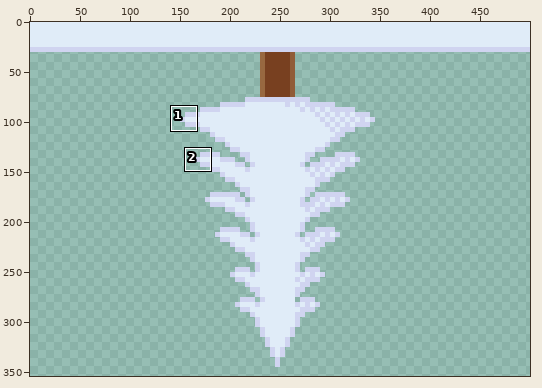
Edited in one commit: sprite sheet (img/back_1_winter.png). Above, an overview of the earlier version with the close-up marked.
Close-up. Before:
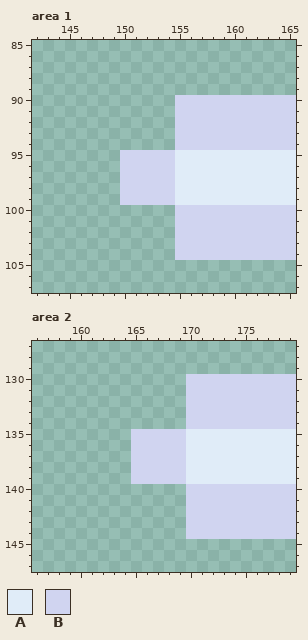
The file is 500x500 pixels. Shown: area 1: x 142..165, y 85..107; area 2: x 156..179, y 127..147. The wide view leaves out empty margins. The commit also changed other parts of the picture, which this record leaves out.
Palette (. is transparent): A #e0ecf8  B #d0d4f0
Pixels before, area 1, first column x 150:
 90 .....BBBBBBBBBBB
 91 .....BBBBBBBBBBB
 92 .....BBBBBBBBBBB
 93 .....BBBBBBBBBBB
 94 .....BBBBBBBBBBB
 95 BBBBBAAAAAAAAAAA
 96 BBBBBAAAAAAAAAAA
 97 BBBBBAAAAAAAAAAA
 98 BBBBBAAAAAAAAAAA
 99 BBBBBAAAAAAAAAAA
100 .....BBBBBBBBBBB
101 .....BBBBBBBBBBB
102 .....BBBBBBBBBBB
103 .....BBBBBBBBBBB
104 .....BBBBBBBBBBB
Pixels before, area 2, first column x 165:
130 .....BBBBBBBBBB
131 .....BBBBBBBBBB
132 .....BBBBBBBBBB
133 .....BBBBBBBBBB
134 .....BBBBBBBBBB
135 BBBBBAAAAAAAAAA
136 BBBBBAAAAAAAAAA
137 BBBBBAAAAAAAAAA
138 BBBBBAAAAAAAAAA
139 BBBBBAAAAAAAAAA
140 .....BBBBBBBBBB
141 .....BBBBBBBBBB
142 .....BBBBBBBBBB
143 .....BBBBBBBBBB
144 .....BBBBBBBBBB
Once edited:
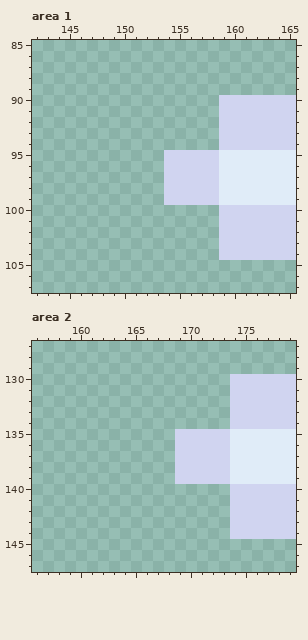
The exact change:
{"where": "area 1"}
{"y":90,"x":155,"old":"BBBB","new":"...."}
{"y":91,"x":155,"old":"BBBB","new":"...."}
{"y":92,"x":155,"old":"BBBB","new":"...."}
{"y":93,"x":155,"old":"BBBB","new":"...."}
{"y":94,"x":155,"old":"BBBB","new":"...."}
{"y":95,"x":150,"old":"BBBB","new":"...."}
{"y":95,"x":155,"old":"AAAA","new":"BBBB"}
{"y":96,"x":150,"old":"BBBB","new":"...."}
{"y":96,"x":155,"old":"AAAA","new":"BBBB"}
{"y":97,"x":150,"old":"BBBB","new":"...."}
{"y":97,"x":155,"old":"AAAA","new":"BBBB"}
{"y":98,"x":150,"old":"BBBB","new":"...."}
{"y":98,"x":155,"old":"AAAA","new":"BBBB"}
{"y":99,"x":150,"old":"BBBB","new":"...."}
{"y":99,"x":155,"old":"AAAA","new":"BBBB"}
{"y":100,"x":155,"old":"BBBB","new":"...."}
{"y":101,"x":155,"old":"BBBB","new":"...."}
{"y":102,"x":155,"old":"BBBB","new":"...."}
{"y":103,"x":155,"old":"BBBB","new":"...."}
{"y":104,"x":155,"old":"BBBB","new":"...."}
{"where": "area 2"}
{"y":130,"x":170,"old":"BBBB","new":"...."}
{"y":131,"x":170,"old":"BBBB","new":"...."}
{"y":132,"x":170,"old":"BBBB","new":"...."}
{"y":133,"x":170,"old":"BBBB","new":"...."}
{"y":134,"x":170,"old":"BBBB","new":"...."}
{"y":135,"x":165,"old":"BBBB","new":"...."}
{"y":135,"x":170,"old":"AAAA","new":"BBBB"}
{"y":136,"x":165,"old":"BBBB","new":"...."}
{"y":136,"x":170,"old":"AAAA","new":"BBBB"}
{"y":137,"x":165,"old":"BBBB","new":"...."}
{"y":137,"x":170,"old":"AAAA","new":"BBBB"}
{"y":138,"x":165,"old":"BBBB","new":"...."}
{"y":138,"x":170,"old":"AAAA","new":"BBBB"}
{"y":139,"x":165,"old":"BBBB","new":"...."}
{"y":139,"x":170,"old":"AAAA","new":"BBBB"}
{"y":140,"x":170,"old":"BBBB","new":"...."}
{"y":141,"x":170,"old":"BBBB","new":"...."}
{"y":142,"x":170,"old":"BBBB","new":"...."}
{"y":143,"x":170,"old":"BBBB","new":"...."}
{"y":144,"x":170,"old":"BBBB","new":"...."}
{"label":"changed","picture_box":[120,95,219,260]}
{"label":"changed","picture_box":[131,374,230,539]}
